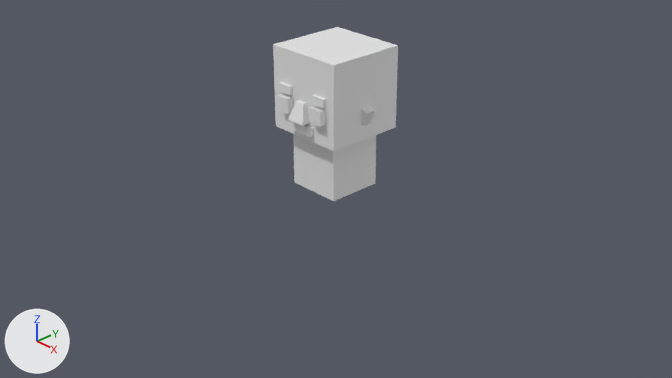
One commit to the Blender file public/models/third_person_blender_integrated/tutorial-guy-1.blend: the scene before it, then after it.
Before and after are seen from the file's camera 'Camera'. The axes (+X, +Y, +Z) are drawn at lower left. The lights are the same throughout. The picture after the commit comes second.
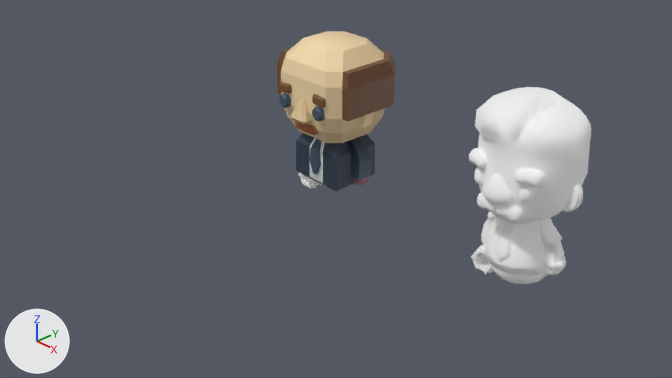
What differs and where, as boxes [x1, y1, x2, y2] in the pictures (672 x 378 px; the box of a moved part takes in the faces that stretch with it):
'outline.001', added
    after: [469, 87, 591, 284]
'Cube', reshaped (8% shorter)
    before: [273, 27, 398, 201]
    after: [277, 31, 396, 191]
'mug.001', added
    after: [471, 244, 493, 274]
part 1 of me_cube, moved or reshaped
    before: [362, 106, 375, 126]
    after: [359, 112, 374, 128]
part 2 of me_cube, rebuilt
    before: [273, 27, 398, 151]
    after: [281, 31, 386, 143]
part 3 of me_cube, rebuilt
    before: [288, 100, 309, 125]
    after: [291, 97, 312, 124]
part 4 of me_cube, rebuilt (13% shorter)
    before: [293, 134, 376, 201]
    after: [296, 133, 375, 191]
part 5 of me_cube, rebuilt
    before: [291, 121, 313, 137]
    after: [295, 121, 318, 135]
part 6 of me_cube, rebuilt
    before: [309, 106, 325, 127]
    after: [279, 93, 325, 121]
part 7 of me_cube, rebuilt
    before: [311, 94, 326, 108]
    after: [279, 82, 326, 108]
part 8 of me_cube, added (brown)
    after: [277, 48, 396, 121]
part 9 of me_cube, added
    after: [354, 177, 368, 186]
part 10 of me_cube, added
    after: [310, 139, 322, 174]
part 11 of me_cube, added (blue)
    after: [348, 137, 372, 180]
part 12 of me_cube, recoloured
    before: [278, 82, 293, 114]

The change, as a diff of the scene's bpy script:
```diff
--- a/public/models/third_person_blender_integrated/tutorial-guy-1.blend.py
+++ b/public/models/third_person_blender_integrated/tutorial-guy-1.blend.py
@@ mat_material_002 @@
+mat_material_002 = bpy.data.materials.new('Material.002')
+# uses the picture img_palette_texture_png_001
@@ me_cube @@
-me_cube.from_pydata(...)  # 80 vertices, 60 faces; spans x -0.57..0.58, y -0.61..0.5, z 0.01..1.74
+me_cube.from_pydata(...)  # 364 vertices, 348 faces; spans x -0.61..0.59, y -0.6..0.56, z 0.02..1.83
+# me_cube part 1: the loose piece of 8 vertices spanning x 0.36..0.58, y -0.07..0.07, z 0.88..1.15 is turned -11.3 degrees about the y axis through its middle, then moved by (0.01, 0.0, 0.03), in mat_material_002
+# me_cube part 2: the loose piece of 8 vertices spanning x -0.49..0.5, y -0.5..0.5, z 0.75..1.74 is rebuilt with 42 vertices and now spans x -0.49..0.5, y -0.5..0.5, z 0.72..1.83, in mat_material_002
+# me_cube part 3: the loose piece of 8 vertices spanning x -0.13..0.13, y -0.61..-0.36, z 0.97..1.19 is rebuilt with 32 vertices and now spans x -0.14..0.13, y -0.6..-0.37, z 0.97..1.24, in mat_material_002
+# me_cube part 4: the loose piece of 8 vertices spanning x -0.35..0.34, y -0.35..0.35, z 0.01..0.7 is rebuilt with 32 vertices and now spans x -0.38..0.36, y -0.31..0.31, z 0.02..0.71, in mat_material_002
+# me_cube part 5: the loose piece of 8 vertices spanning x -0.17..0.17, y -0.54..-0.43, z 0.83..0.93 is rebuilt with 24 vertices and now spans x -0.17..0.17, y -0.48..-0.38, z 0.81..0.93, in mat_material_002
+# me_cube part 6: the loose piece of 8 vertices spanning x 0.19..0.37, y -0.57..-0.4, z 1.02..1.2 is rebuilt with 42 vertices and now spans x 0.2..0.36, y -0.56..-0.42, z 1.05..1.21, in mat_material_002
+# me_cube part 7: the loose piece of 8 vertices spanning x 0.19..0.38, y -0.54..-0.43, z 1.23..1.33 is rebuilt with 32 vertices and now spans x 0.19..0.38, y -0.54..-0.43, z 1.23..1.34, in mat_material_002
+# me_cube part 8: a new loose piece of 42 vertices spanning x -0.61..0.59, y -0.5..0.56, z 1.09..1.62, in mat_material_002
+# me_cube part 9: a new loose piece of 42 vertices spanning x 0.37..0.49, y -0.07..0.08, z 0.16..0.27, in mat_material_002
+# me_cube part 10: a new loose piece of 24 vertices spanning x -0.08..0.08, y -0.34..-0.21, z 0.25..0.71, in mat_material_002
+# me_cube part 11: a new loose piece of 20 vertices spanning x 0.24..0.5, y -0.09..0.1, z 0.26..0.71, in mat_material_002
+# me_cube part 12: 18 faces spanning x -0.57..-0.17, y -0.57..0.07, z 0.91..1.33 switch from mat_material (white #e7e7e7) to mat_material_002
@@ ob_mug_001 @@
+ob_mug_001 = bpy.data.objects.new('mug.001', me_mug_1_001)  # 1198 vertices, 464 faces; spans x -0.28..0.078, y -0.15..0.15, z -0.136..0.149; in mat_browndark_001 (orange #cb815d), mat_greylight_001 (pale blue #d8e7f3), mat_outline_001 (white #ffffff)
+ob_mug_001.location = (2.352, 0.0, 0.147)
+ob_mug_001.rotation_euler = (1.571, -1.571, 0.0)  # degrees (90, -90, 0)
@@ ob_outline_001 @@
+ob_outline_001 = bpy.data.objects.new('outline.001', me_prototypepete_body_002)  # 3178 vertices, 4426 faces; spans x -0.6..0.6, y -0.6..0.54, z -0.01..1.91; in mat_outline_001 (white #ffffff)
+ob_outline_001.location = (2.727, 0.0, 0.0)
```
